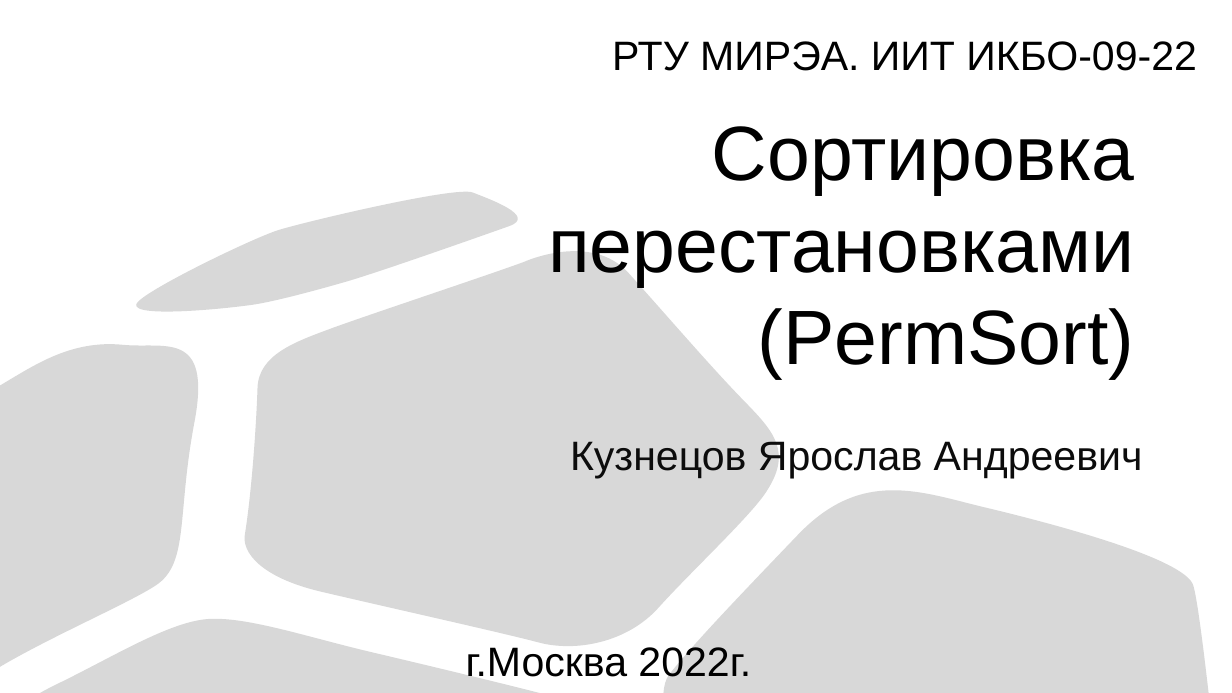
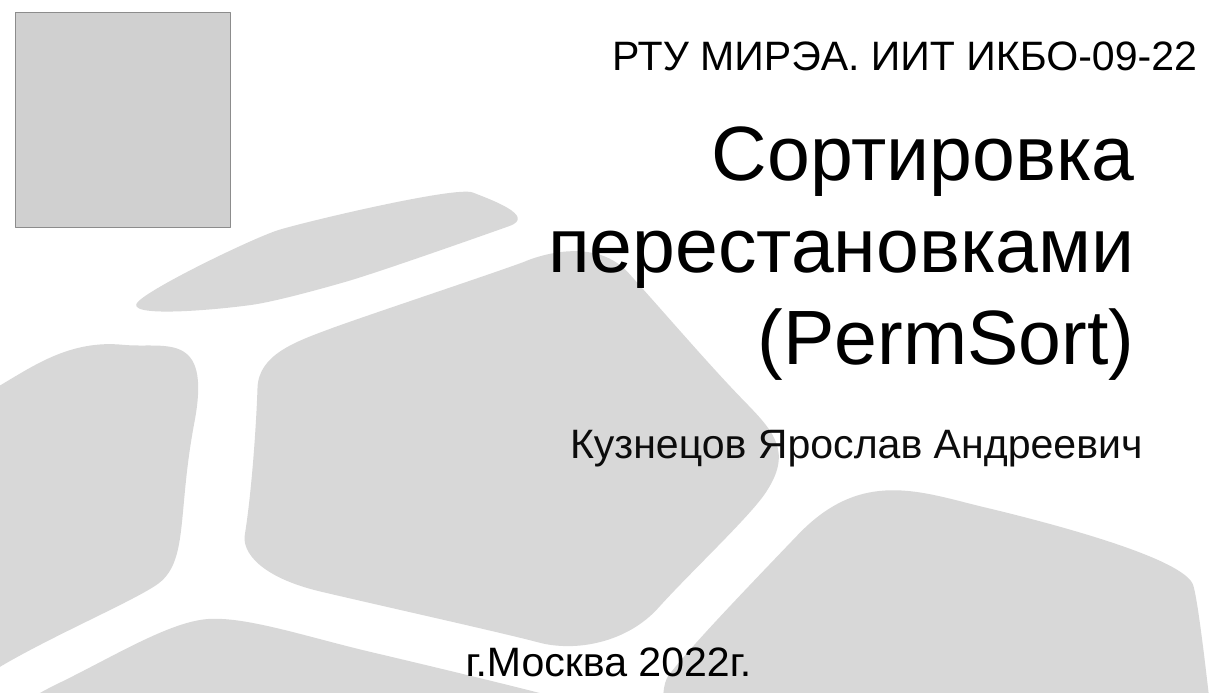
Before and after one commit to I-love-linux-12-31/mirea_cpp_tasks, a slide deck: slide 1 of PermSort/PermSort_YaroslavK_2022.odp. Drawn at 1232x693 pixels with LibreOffice and Linux fonts; fonts in the diff are those of the drawing; grey boxes stand for pictures. Boxes give left, top, right and bottom in pixels: in the first picture for what was removed or moved away, otherwise in the second. Text is boxed around its words. In the diff, an @@ line names an element or a change of style, - is before the commit and + after.

Commit message:
- Сортировка перестановками (PermSort):  - presentation improved.

```diff
--- a/PermSort/PermSort_YaroslavK_2022.odp
+++ b/PermSort/PermSort_YaroslavK_2022.odp
@@ picture added at (x1=15, y1=12, x2=230, y2=227) @@
@@ text "Кузнецов Ярослав Андреевич" at (x1=570, y1=429, x2=1143, y2=466): vertical alignment middle to top @@
```
Also in this commit, not shown: 5 other slides changed, 2 slides added, 1 other file.
